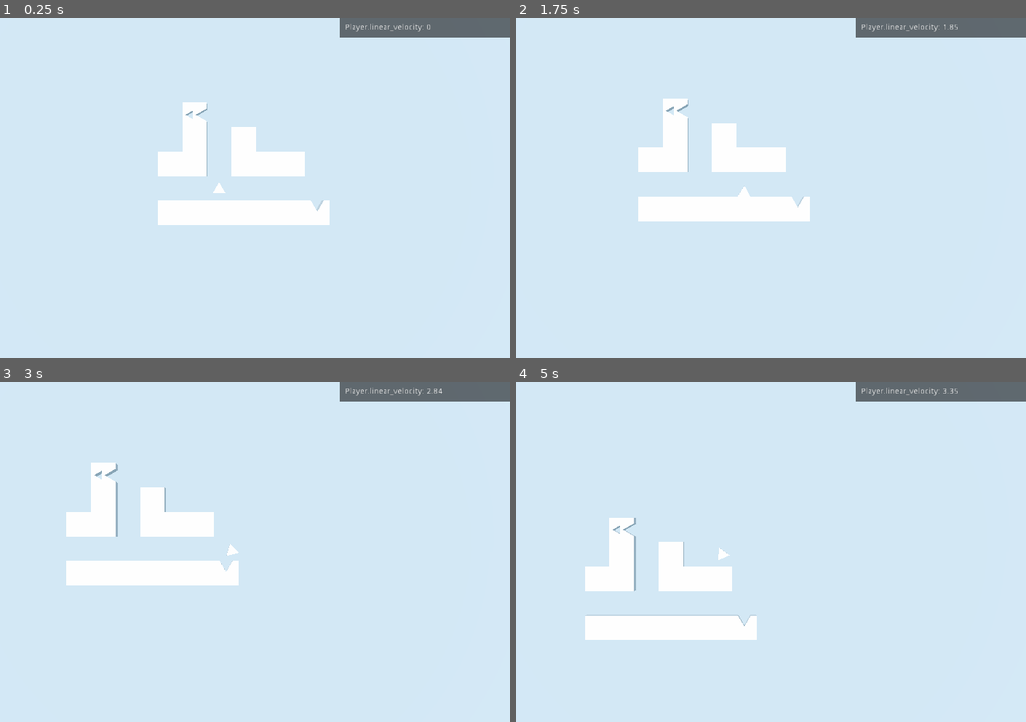
Above: before the commit, frames 1-4 (two rows, left to right).
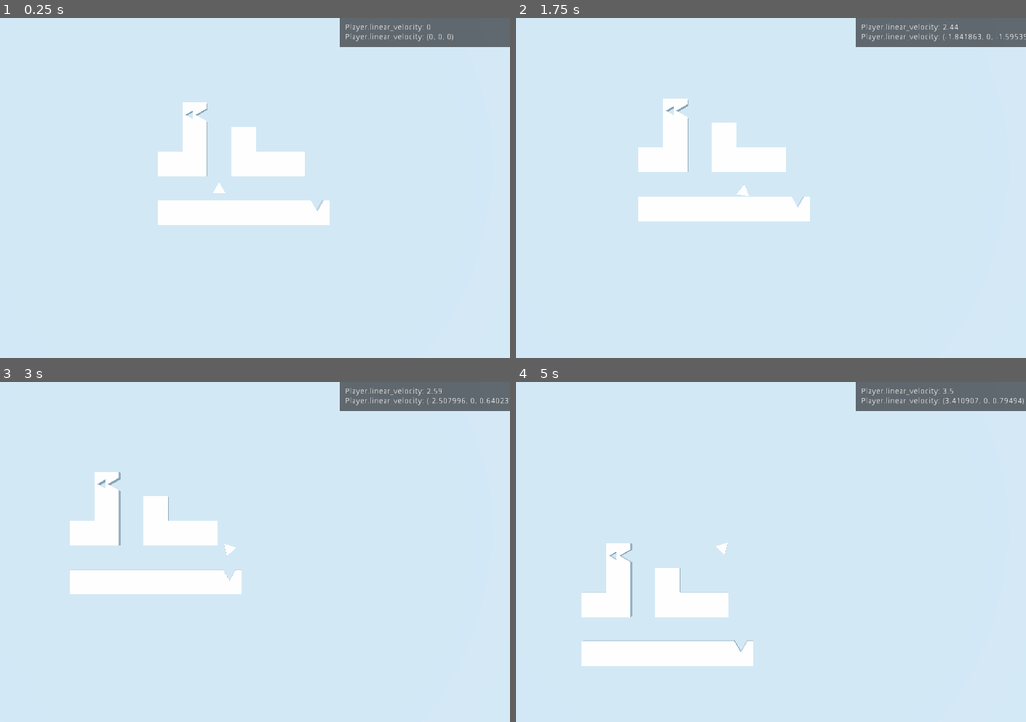
Above: after the commit, the same moments.

Repository: winston-yallow/primitives
Game: Godot game, scene res://levels/00_Test.tscn
Same seed, same stepped clock (60 frames per second), same inputs: the game is played once before the commit and once after it.
Inputs:
- Up to frame 1 (0.25 s): no input
- Up to frame 2 (1.75 s): tap Enter at 0.5 s; hold D (game_right) 0.53-1.28 s; tap Backspace at 0.6, 1.35 s; hold S (game_backward) from 1.28 s (still down)
- Up to frame 3 (3 s): release S (game_backward) at 2.03 s; hold D (game_right) 2.03-2.78 s; tap Backspace at 2.1, 2.85 s; hold W (game_forward) from 2.78 s (still down)
- Up to frame 4 (5 s): release W (game_forward) at 3.53 s; hold A (game_left) from 3.53 s (still down); tap Backspace at 3.6, 4.35 s

The runs differ from the first frame. In frame 1, 1.0% of the frame differs, in the area x 66-100%, y 4-9%; in frame 2, 1.1%; in frame 3, 4.7%; in frame 4, 9.6%, in the area x 12-100%, y 1-84%.

Commit message:
Implemented interactions with obstructions

Diff:
--- a/game/player/Player.gd
+++ b/game/player/Player.gd
@@ -1,26 +1,72 @@
 extends RigidBody
 
 
+enum STATE {
+    NORMAL,  # Player has controll
+    TRANSITION_IN,  # moving into hiding spot
+    HIDDEN,  # frozen in position
+    TRANSITION_OUT  #  moving back to normal mode
+}
+
 export var speed := 5.0
+export var transitions := 5.0
+
+var current_state: int = STATE.NORMAL
+var transition_target: Transform
+var transition_origin: Transform
+var transition_speed: float
+var transition_fraction: float
 
 
 func _ready() -> void:
+    # warning-ignore:return_value_discarded
+    $Detector.connect('area_entered', self, 'on_detection')
     DevTools.add_remote_value(
         RemoteProp.new(self, 'linear_velocity', ['length', 'round'])
     )
+    DevTools.add_remote_value(RemoteProp.new(self, 'linear_velocity'))
 
 
-func _physics_process(delta: float) -> void:
+func _integrate_forces(state: PhysicsDirectBodyState) -> void:
 
-    var direction := Vector3()
-    direction.z += Input.get_action_strength('game_forward')
-    direction.z -= Input.get_action_strength('game_backward')
-    direction.x += Input.get_action_strength('game_left')
-    direction.x -= Input.get_action_strength('game_right')
+    if current_state == STATE.NORMAL:
 
-    add_central_force(
-        global_transform.basis.xform(clamped(direction, 1) * speed)
-    )
+        var direction := Vector3()
+        direction.z += Input.get_action_strength('game_forward')
+        direction.z -= Input.get_action_strength('game_backward')
+        direction.x += Input.get_action_strength('game_left')
+        direction.x -= Input.get_action_strength('game_right')
+
+        # TODO: rotate without setting the complete transform
+        if state.linear_velocity:
+            state.transform = state.transform.looking_at(
+                state.transform.origin - state.linear_velocity, Vector3.UP
+            )
+
+        state.add_central_force(clamped(direction, 1) * speed)
+
+    elif current_state == STATE.TRANSITION_IN:
+        if mode != MODE_KINEMATIC:
+            mode = MODE_KINEMATIC
+        transition_fraction += state.step * transition_speed
+        transition_fraction = min(1, transition_fraction)
+        state.transform = transition_origin.interpolate_with(
+            transition_target,
+            transition_fraction
+        )
+        if transition_fraction == 1:
+            current_state = STATE.HIDDEN
+
+
+func on_detection(other: Area):
+    if other.is_in_group('magnets'):
+        current_state = STATE.TRANSITION_IN
+        transition_target = other.global_transform
+        transition_origin = global_transform
+        transition_fraction = 0
+        transition_speed = transitions * transition_target.origin.distance_to(
+            transition_origin.origin
+        )
 
 
 func clamped(vec3: Vector3, length: float) -> Vector3:
--- a/game/player/Player.tscn
+++ b/game/player/Player.tscn
@@ -1,19 +1,24 @@
-[gd_scene load_steps=5 format=2]
+[gd_scene load_steps=6 format=2]
 
 [ext_resource path="res://player/player.mesh" type="ArrayMesh" id=1]
 [ext_resource path="res://player/Player.gd" type="Script" id=2]
 
-[sub_resource type="PhysicsMaterial" id=2]
+[sub_resource type="PhysicsMaterial" id=1]
 friction = 0.0
 
-[sub_resource type="ConvexPolygonShape" id=1]
+[sub_resource type="ConvexPolygonShape" id=2]
 margin = 0.003
 points = PoolVector3Array( -0.259808, -0.1, 0.198146, 0.259808, -0.1, 0.198146, 1.78814e-08, -0.1, -0.251854, -0.259808 …(560 unchanged characters)…
 
+[sub_resource type="SphereShape" id=3]
+radius = 0.364243
+
 [node name="Player" type="RigidBody"]
-physics_material_override = SubResource( 2 )
+physics_material_override = SubResource( 1 )
+can_sleep = false
 axis_lock_linear_y = true
 axis_lock_angular_x = true
+axis_lock_angular_y = true
 axis_lock_angular_z = true
 linear_damp = 0.8
 angular_damp = 0.8
@@ -26,4 +31,9 @@
 
 [node name="CollisionShape" type="CollisionShape" parent="."]
 transform = Transform( -1, 0, -8.74228e-08, 0, 1, 0, 8.74228e-08, 0, -1, 0, 0, 0 )
-shape = SubResource( 1 )
+shape = SubResource( 2 )
+
+[node name="Detector" type="Area" parent="."]
+
+[node name="CollisionShape" type="CollisionShape" parent="Detector"]
+shape = SubResource( 3 )
